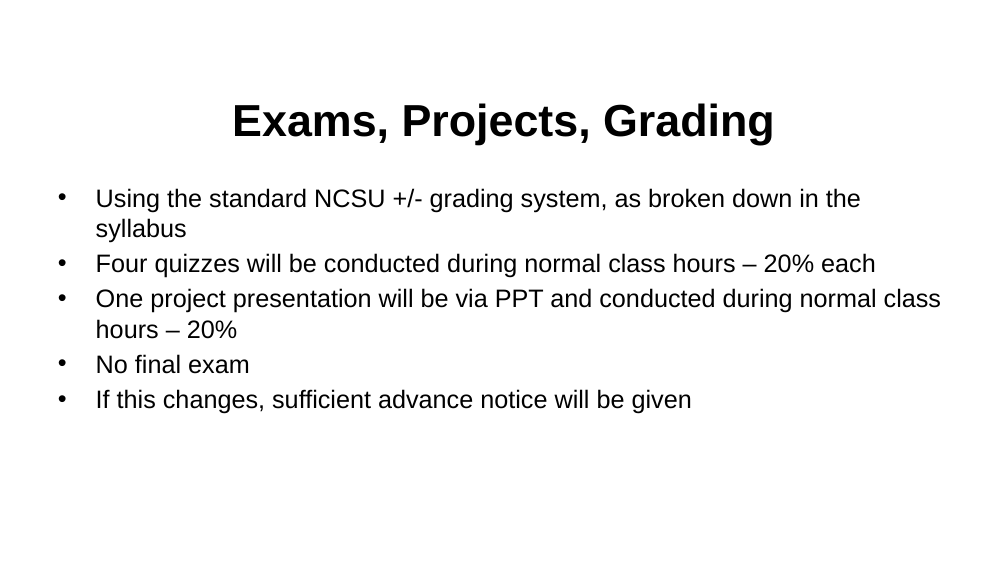
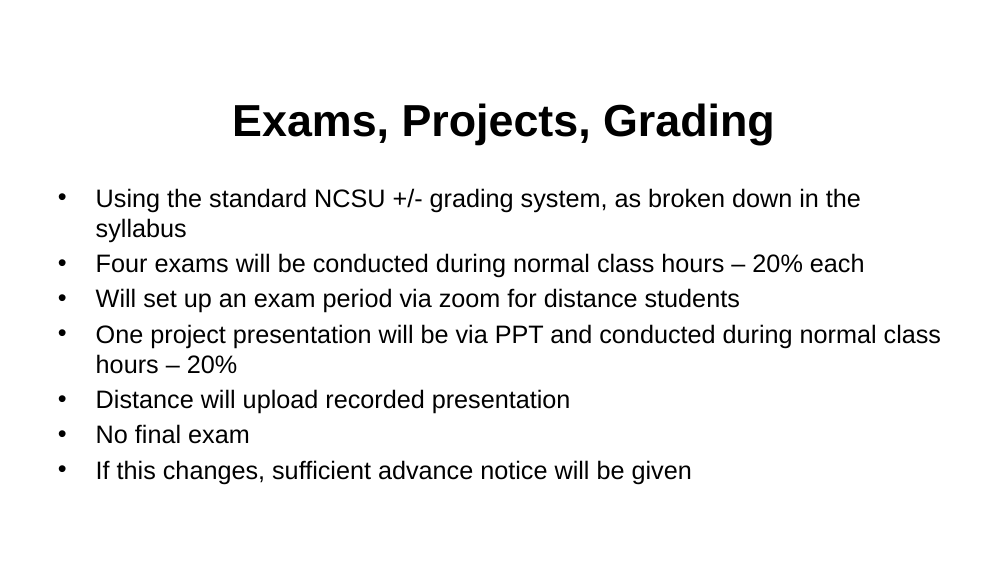
Before and after one commit to benbeeler/TEACHING, a slide deck: slide 4 of Advanced Reactor Materials/Fall2025/Lec1_intro.pptx. Drawn at 1008x567 pixels with LibreOffice and Linux fonts; fonts in the diff are those of the drawing; background and template pictures are left out. Boxes give left, top, right and bottom in pixels: in the first picture for what was removed or moved away, otherwise in the second. Text is boxed around its words. In the diff, an @@ line names an element or a change of style, - is before the commit and + after.

Commit message:
8.13.25

```diff
--- a/Advanced Reactor Materials/Fall2025/Lec1_intro.pptx
+++ b/Advanced Reactor Materials/Fall2025/Lec1_intro.pptx
@@ text at box(96, 253, 865, 313): text changed @@
-• Four quizzes will be conducted during normal class hours – 20% each
+• Four exams will be conducted during normal class hours – 20% each
+• Will set up an exam period via zoom for distance students
@@ text at box(96, 389, 571, 414): paragraph added @@
+• Distance will upload recorded presentation
```
Also in this commit, not shown: 2 other slides changed.
